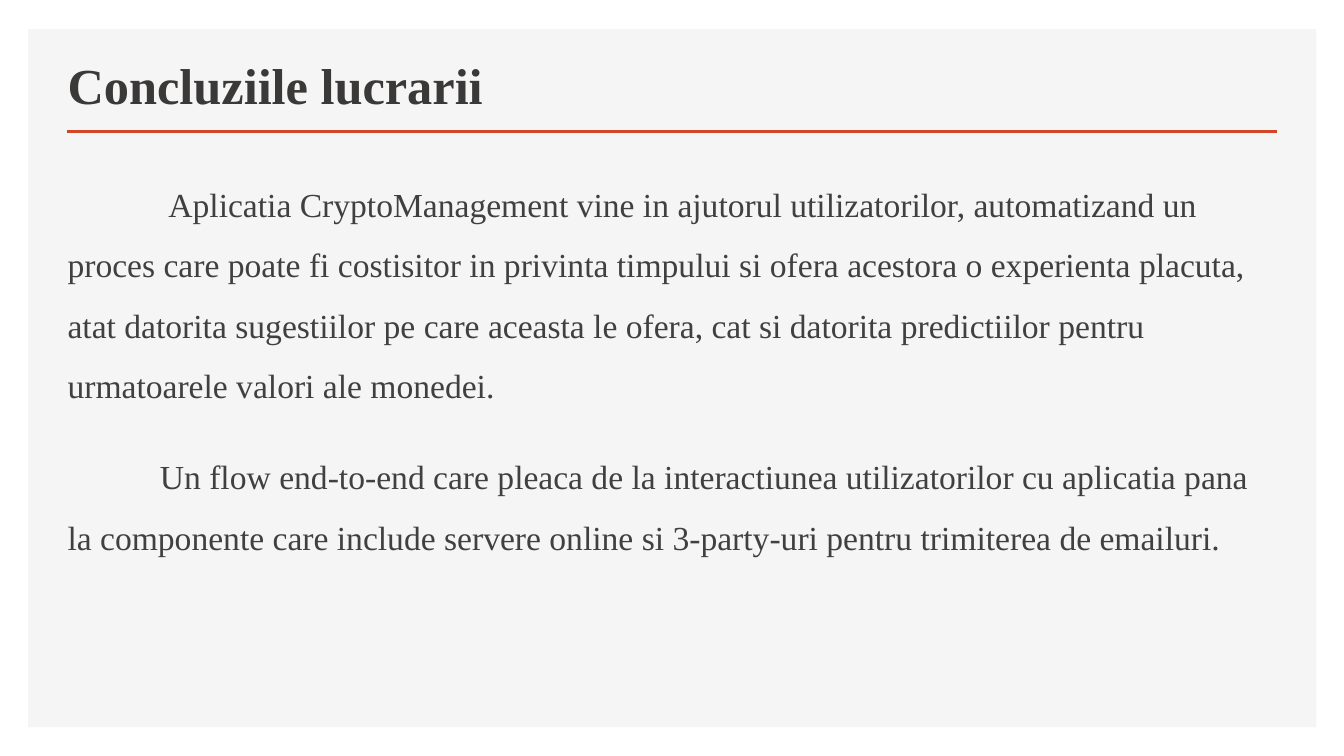
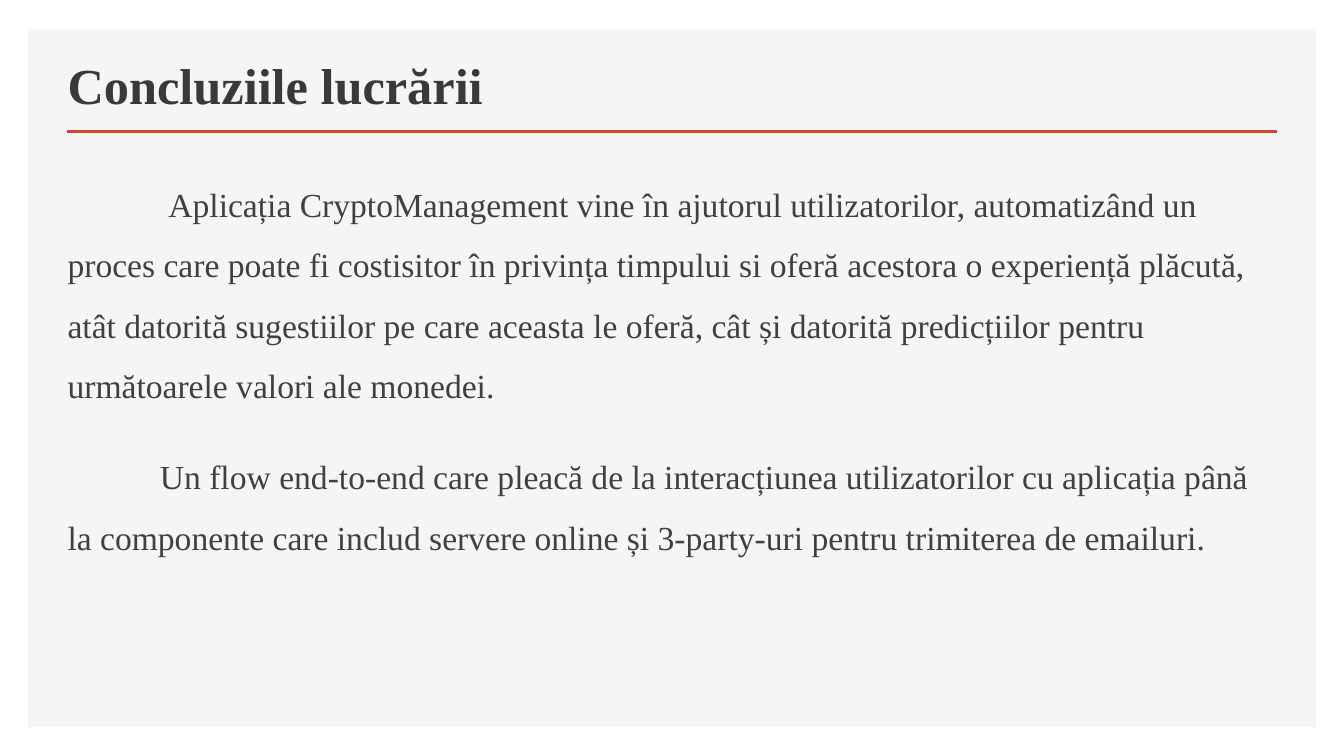
Before and after one commit to ApuscasiteiSilviu/CryptoManagementLicenta, a slide deck: slide 10 of Licenta2020ApuscasiteiSilviuAlexandru/Prezentare_Licenta_CryptoManagement (1).pptx (slide 9 before the commit). Drawn at 1344x756 pixels with LibreOffice and Linux fonts; fonts in the diff are those of the drawing. Boxes give left, top, right and bottom in pixels: in the first picture for what was removed or moved away, otherwise in the second. Text is boxed around its words. In the diff, an @@ line names an element or a change of style, - is before the commit and + after.

```diff
--- a/Licenta2020ApuscasiteiSilviuAlexandru/Prezentare_Licenta_CryptoManagement (1).pptx
+++ b/Licenta2020ApuscasiteiSilviuAlexandru/Prezentare_Licenta_CryptoManagement (1).pptx
@@ title at (68, 68, 483, 105): text changed @@
-Concluziile lucrarii
+Concluziile lucrării
@@ text at (68, 193, 1247, 556): text changed @@
-Aplicatia CryptoManagement vine in ajutorul utilizatorilor, automatizand un proces care poate fi costisitor in privinta timpului si ofera acestora o experienta placuta, atat datorita sugestiilor pe care aceasta le ofera, cat si datorita predictiilor pentru urmatoarele valori ale monedei.
-Un flow end-to-end care pleaca de la interactiunea utilizatorilor cu aplicatia pana la componente care include servere online si 3-party-uri pentru trimiterea de emailuri.
+Aplicația CryptoManagement vine în ajutorul utilizatorilor, automatizând un proces care poate fi costisitor în privința timpului si oferă acestora o experiență plăcută, atât datorită sugestiilor pe care aceasta le oferă, cât și datorită predicțiilor pentru următoarele valori ale monedei.
+Un flow end-to-end care pleacă de la interacțiunea utilizatorilor cu aplicația până la componente care includ servere online și 3-party-uri pentru trimiterea de emailuri.
```
Also in this commit, not shown: 8 other slides changed, 2 slides added, 1 slide removed.
